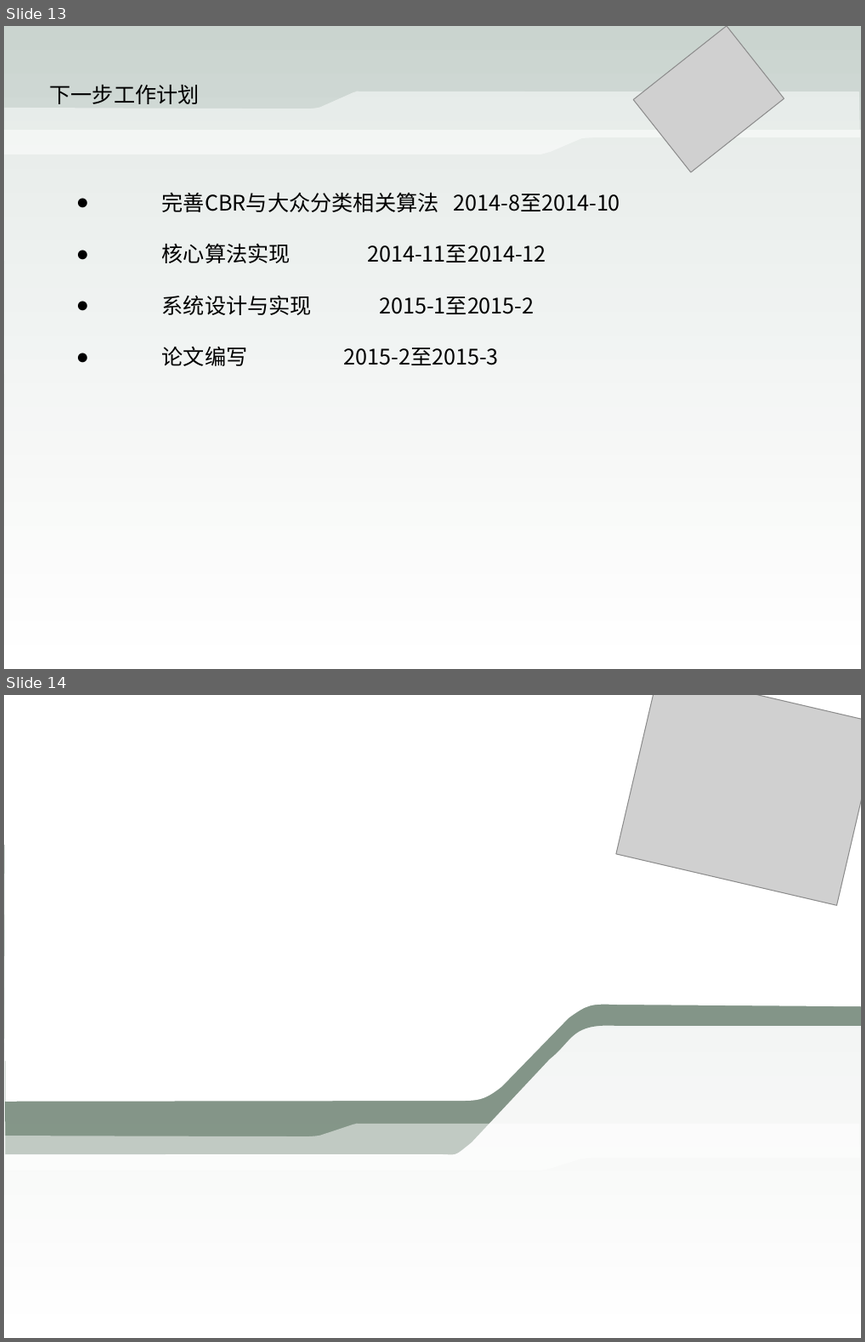
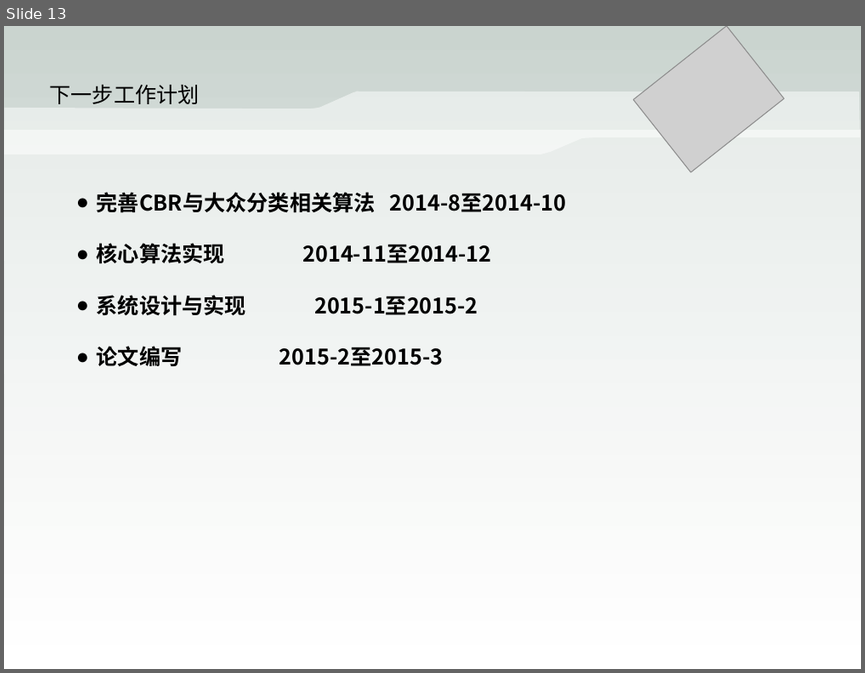
Before and after one commit to doomruin/Gradus, a slide deck: graduation fieldwork/中期答辩.ppt. Shown one above the other, each under a label of ours: slides 13 and 14 before the commit, slide 13 after it. The pictures are 865x1342 and 865x673 pixels, drawn with LibreOffice and Linux fonts; fonts in the diff are those of the drawing; grey boxes stand for pictures. Boxes give left, top, right and bottom in pixels: in the first picture for what was removed or moved away, otherwise in the second. Text is boxed around its words. In the diff, an @@ line names an element or a change of style, - is before the commit and + after.

```diff
--- a/graduation fieldwork/中期答辩.ppt
+++ b/graduation fieldwork/中期答辩.ppt
@@ slide 14 removed at <box>4,695,861,1338</box>, background gradient #CAD4CF to #FFFFFF; not listed: 2 template elements that a slide beside it also shows @@
@@ freeform shape removed at <box>4,695,861,1157</box> @@
@@ freeform shape removed at <box>4,695,861,1101</box> @@
@@ freeform shape removed at <box>4,695,861,845</box> @@
@@ picture removed at <box>616,695,861,905</box> @@
@@ freeform shape removed at <box>32,917,518,981</box> @@
@@ freeform shape removed at <box>4,1123,860,1170</box> @@
@@ freeform shape removed at <box>4,1290,860,1338</box> @@
@@ slide 13 changed as well @@
@@ text "完善CBR与大众分类相关算法 2014-8至2014-10" at <box>97,192,566,366</box>: bold on; indent changed @@
```
Also in this commit, not shown: 12 other slides changed, 1 slide added, 2 other files.
